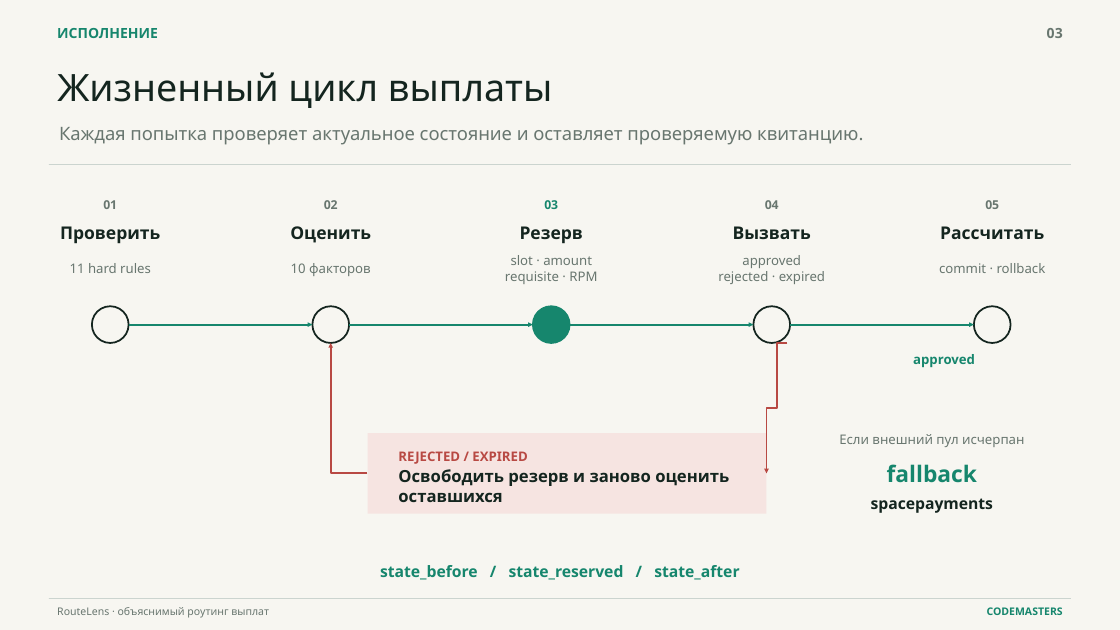
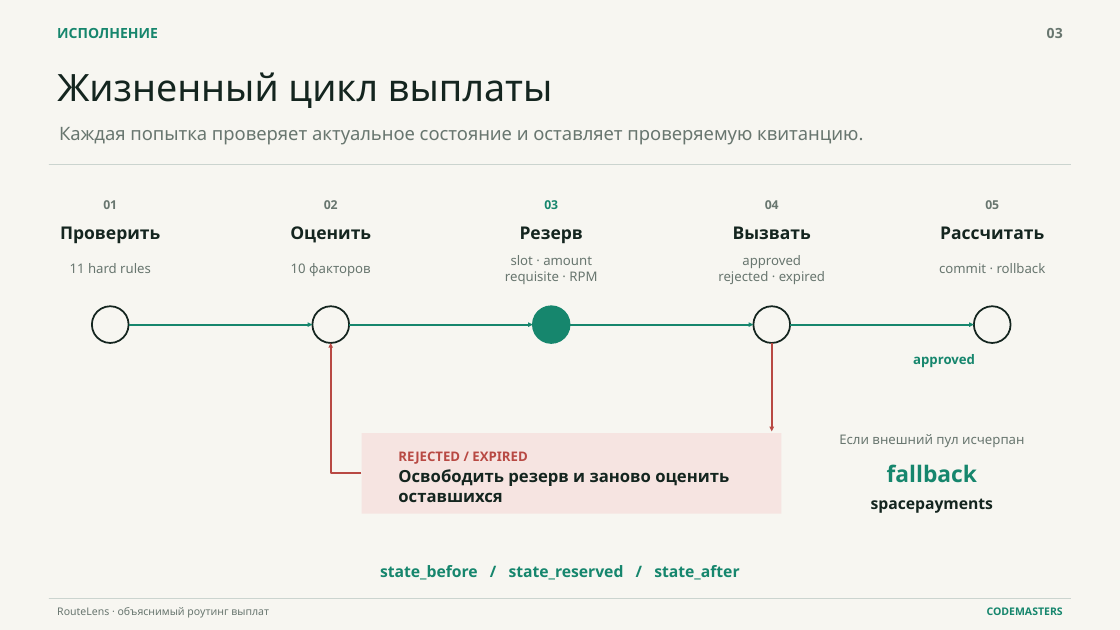
Before and after one commit to krantro2938/routelens-codemasters, a slide deck: slide 3 of presentation/RouteLens_Defense_RU.pptx. Drawn at 1120x630 pixels with LibreOffice and Linux fonts; fonts in the diff are those of the drawing. Boxes give left, top, right and bottom in pixels: in the first picture for what was removed or moved away, otherwise in the second. Text is boxed around its words. In the diff, an @@ line names an element or a change of style, - is before the commit and + after.

Commit message:
docs: clarify launch guide and fix deck arrow

```diff
--- a/presentation/RouteLens_Defense_RU.pptx
+++ b/presentation/RouteLens_Defense_RU.pptx
@@ elbow arrow moved from (368, 474) - (331, 343) to (361, 474) - (331, 343) @@
@@ elbow arrow removed from (788, 343) to (766, 474) @@
@@ arrow added from (772, 343) to (772, 432), #B84943 1.5 pt @@
@@ rectangle: place and size @@
-rectangle at [368, 434, 767, 514]
+rectangle at [361, 434, 781, 514]
```
Also in this commit, not shown: 1 other file.
